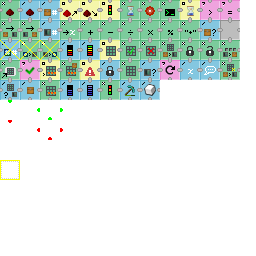
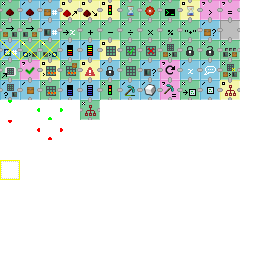
Layers edited between the first and the second 256px x 256px image:
painted on "icons.png" over [80, 80, 240, 120]
